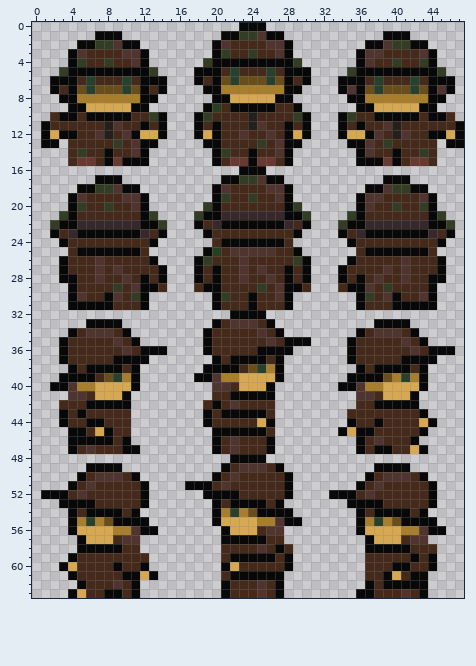
File history of a pixel-art file, res/textures/player2.aseprite. The picture above is the old version.
48x64 pixels, 1 frame. Colours within 5 levels of each other are drawn and written as one.
The result:
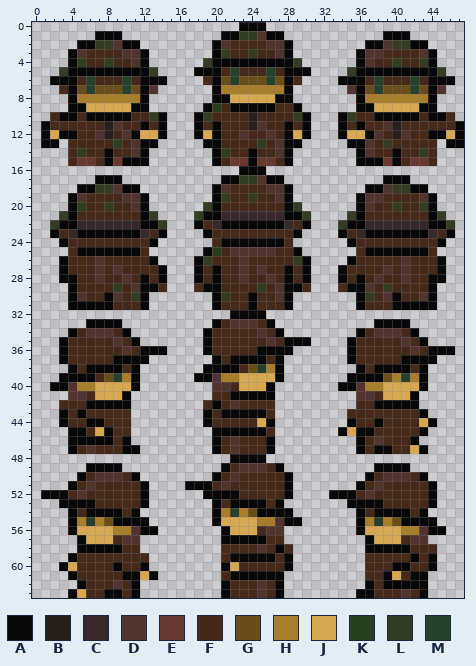
Palette (. is transparent): A #080808  B #271f1b  C #36282b  D #4f342f  E #673931  F #452a1b  G #694e1b  H #a87d2b  J #d6a851  K #293f21  L #333c24  M #27412d
Changes in this commit:
Changed rows in their new state; - is an unchanged pixel.
first column x 2:
 6 ----------------.-----------.----------------
 7 .----------D.----.---------.----.-----------.
 8 -.---------.---------------------.---------.-
Pixel boxes of the changes (left, top, right, bottom) in both pictures:
erased: (194, 76, 212, 94)
erased: (293, 76, 356, 103)
erased: (50, 85, 68, 103)
changed: (149, 85, 167, 103)
erased: (437, 85, 455, 103)
